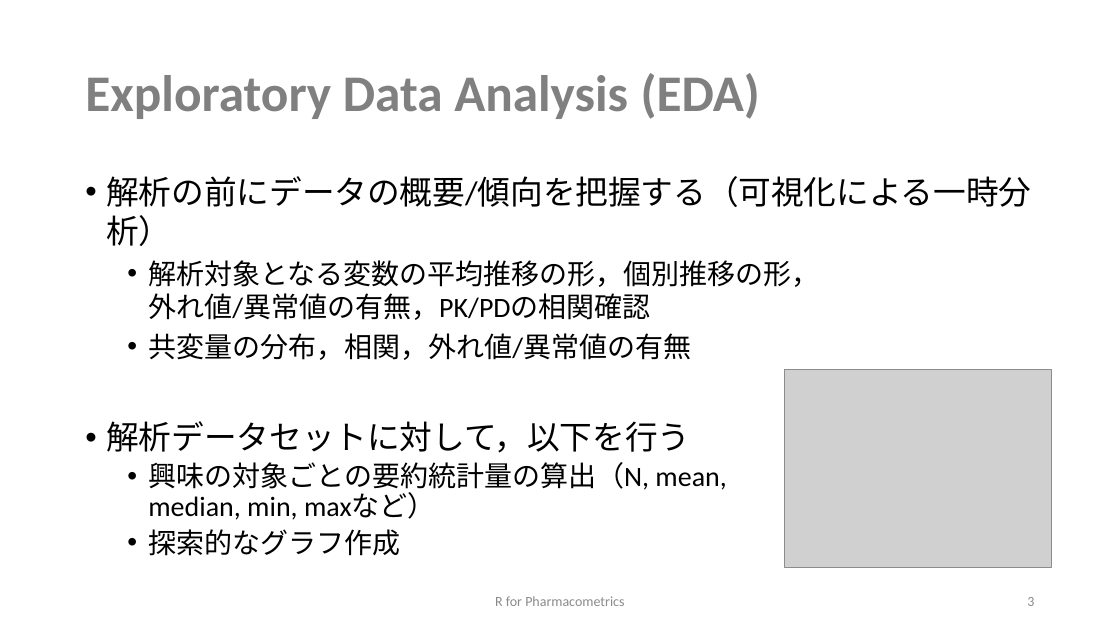
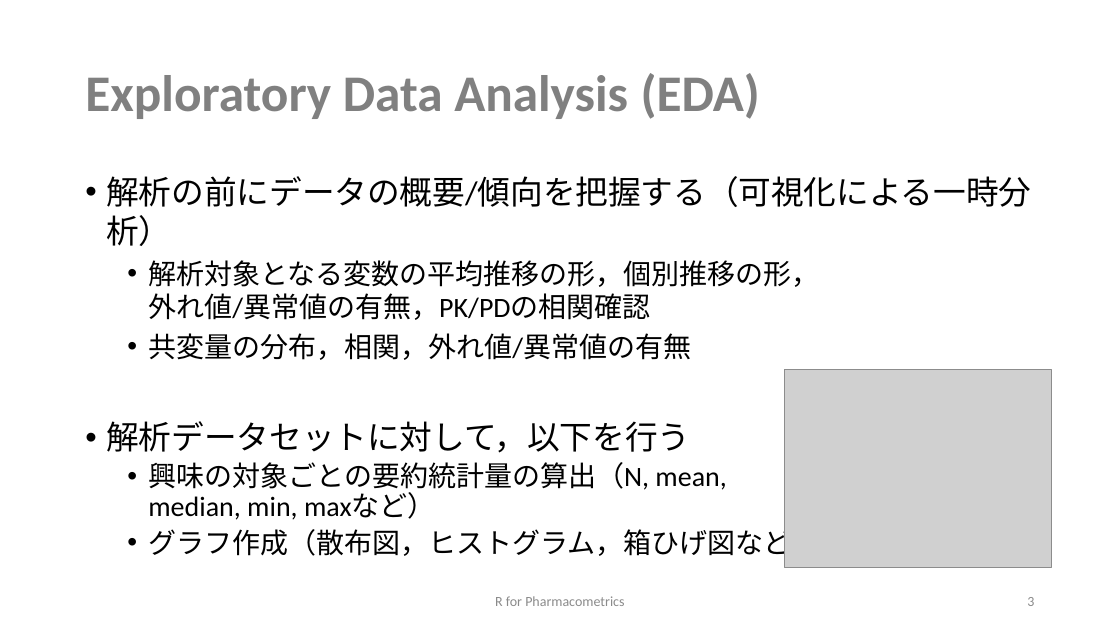
Before and after one commit to MasatoFukae/R-for-PMx, a slide deck: slide 3 of 1st_review_slide/1_data_handling_201009.pptx. Drawn at 1120x630 pixels with LibreOffice and Linux fonts; fonts in the diff are those of the drawing; grey boxes stand for pictures. Boxes give left, top, right and bottom in pixels: in the first picture for what was removed or moved away, otherwise in the second. Text is boxed around its words. In the diff, an @@ line names an element or a change of style, - is before the commit and + after.

```diff
--- a/1st_review_slide/1_data_handling_201009.pptx
+++ b/1st_review_slide/1_data_handling_201009.pptx
@@ text at <box>148,525,819,561</box>: text changed @@
-  • 探索的なグラフ作成
+  • グラフ作成（散布図，ヒストグラム，箱ひげ図など）
```
Also in this commit, not shown: 2 other slides changed, 20 other files.
